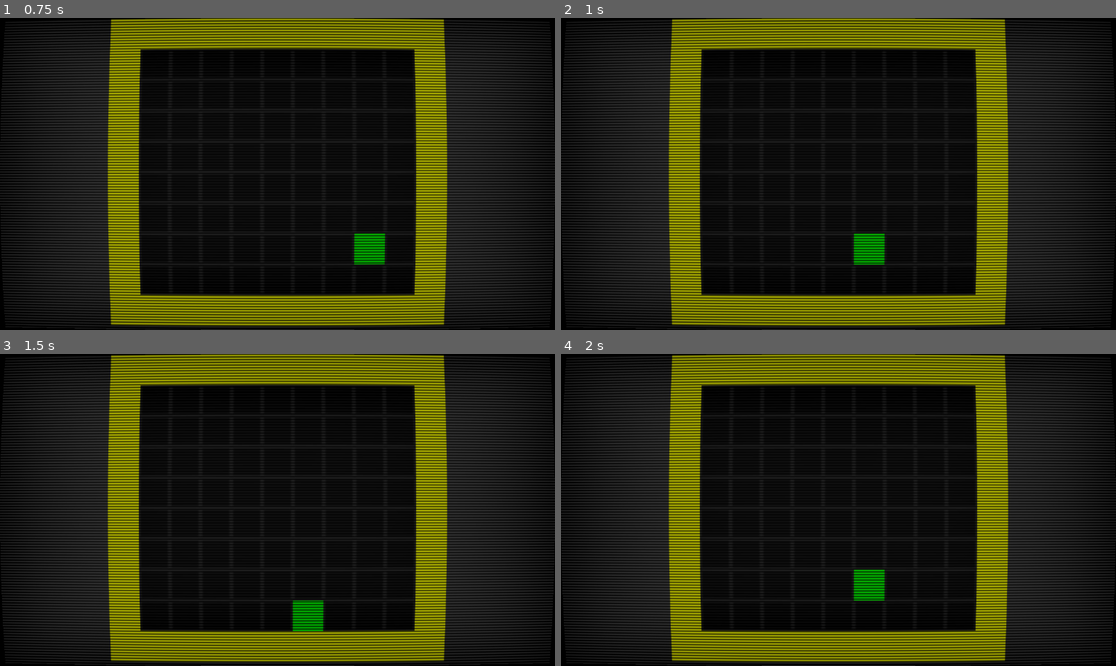
Above: before the commit, frames 1-4 (two rows, left to right).
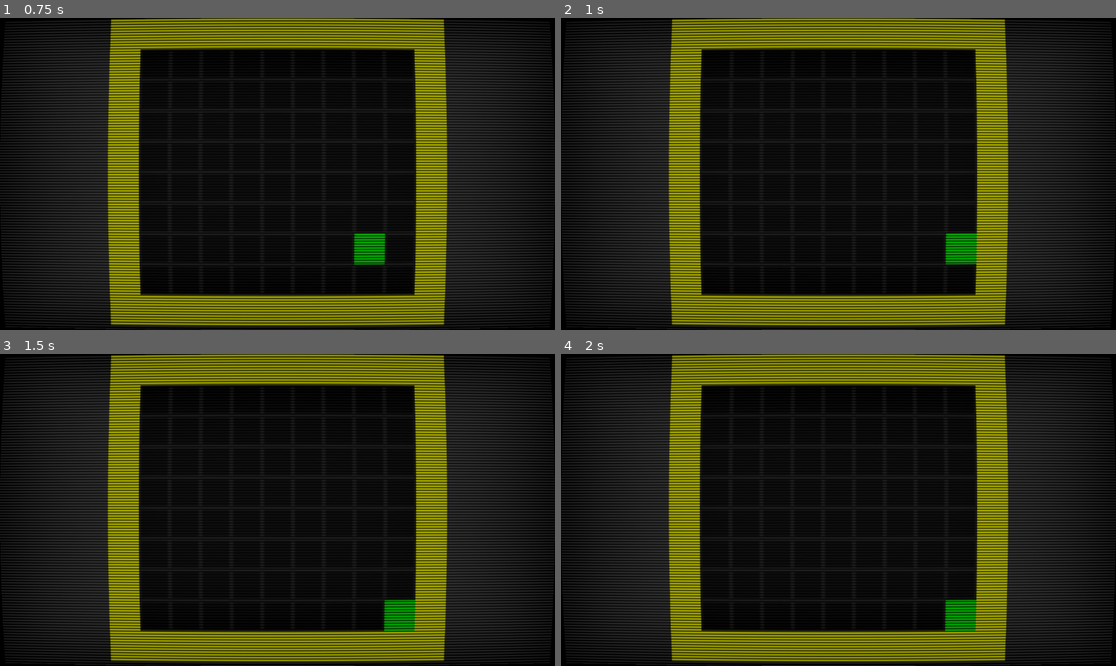
Above: after the commit, the same moments.

Repository: rddtz/gamejamplus
Game: Godot game, scene res://scenes/main.tscn
Same seed, same stepped clock (60 frames per second), same inputs: the game is played once before the commit and once after it.
Inputs:
- Up to frame 1 (0.75 s): tap Enter at 0.5 s; hold Right (RIGHT) from 0.53 s (still down)
- Up to frame 2 (1 s): keep holding Right (RIGHT)
- Up to frame 3 (1.5 s): release Right (RIGHT) at 1.28 s; hold S (DOWN) from 1.28 s (still down)
- Up to frame 4 (2 s): keep holding S (DOWN)

Frame 1 is identical in both runs. In frame 2, 1.1% of the frame differs, in the area x 52-75%, y 69-80%; in frame 3, 1.1%; in frame 4, 1.1%.

Commit message:
ok

Diff:
--- a/plus/scenes/mapa_exemplo.tscn
+++ b/plus/scenes/mapa_exemplo.tscn
@@ -18,43 +18,7 @@
 sources/0 = SubResource("TileSetAtlasSource_w14nf")
 sources/1 = SubResource("TileSetAtlasSource_5x0b1")
 
-[sub_resource type="RectangleShape2D" id="RectangleShape2D_d7wv2"]
-size = Vector2(16, 160)
-
-[sub_resource type="RectangleShape2D" id="RectangleShape2D_4jjgc"]
-size = Vector2(16, 160)
-
-[sub_resource type="RectangleShape2D" id="RectangleShape2D_711x8"]
-size = Vector2(144, 16)
-
-[sub_resource type="RectangleShape2D" id="RectangleShape2D_ttia5"]
-size = Vector2(144, 16)
-
 [node name="Mapa_exemplo" type="TileMapLayer"]
 position = Vector2(172, 123)
 tile_map_data = PackedByteArray("AAD8//z/AAAAAAAAAAD8//3/AAAAAAAAAAD8//7/AAAAAAAAAAD8////AAAAAAAAAAD8/wAAAAAAAAAAAAD8/w …(1680 unchanged characters)…
 tile_set = SubResource("TileSet_cxr02")
-
-[node name="StaticBody2D" type="StaticBody2D" parent="."]
-
-[node name="CollisionShape2D" type="CollisionShape2D" parent="StaticBody2D"]
-position = Vector2(-72, 0)
-shape = SubResource("RectangleShape2D_d7wv2")
-
-[node name="StaticBody2D2" type="StaticBody2D" parent="."]
-
-[node name="CollisionShape2D" type="CollisionShape2D" parent="StaticBody2D2"]
-position = Vector2(88, 0)
-shape = SubResource("RectangleShape2D_4jjgc")
-
-[node name="StaticBody2D3" type="StaticBody2D" parent="."]
-
-[node name="CollisionShape2D" type="CollisionShape2D" parent="StaticBody2D3"]
-position = Vector2(8, -72)
-shape = SubResource("RectangleShape2D_711x8")
-
-[node name="StaticBody2D4" type="StaticBody2D" parent="."]
-
-[node name="CollisionShape2D" type="CollisionShape2D" parent="StaticBody2D4"]
-position = Vector2(8, 72)
-shape = SubResource("RectangleShape2D_ttia5")
--- a/plus/scripts/player.gd
+++ b/plus/scripts/player.gd
@@ -38,9 +38,3 @@
 	elif Input.is_action_just_pressed("DOWN") or (Input.is_action_pressed("DOWN") and !time_mov):
 		rayan.target_position = Vector2(0,16)
 		move()
-
-
-
-func _on_dano_body_entered(body: Node2D) -> void:
-	get_tree().reload_current_scene()
-	pass # Replace with function body.
Not shown: 2 places in plus/scenes/main.tscn that only renumber resources
Not shown: 1 places in plus/scenes/mapa_exemplo.tscn that only renumber resources
